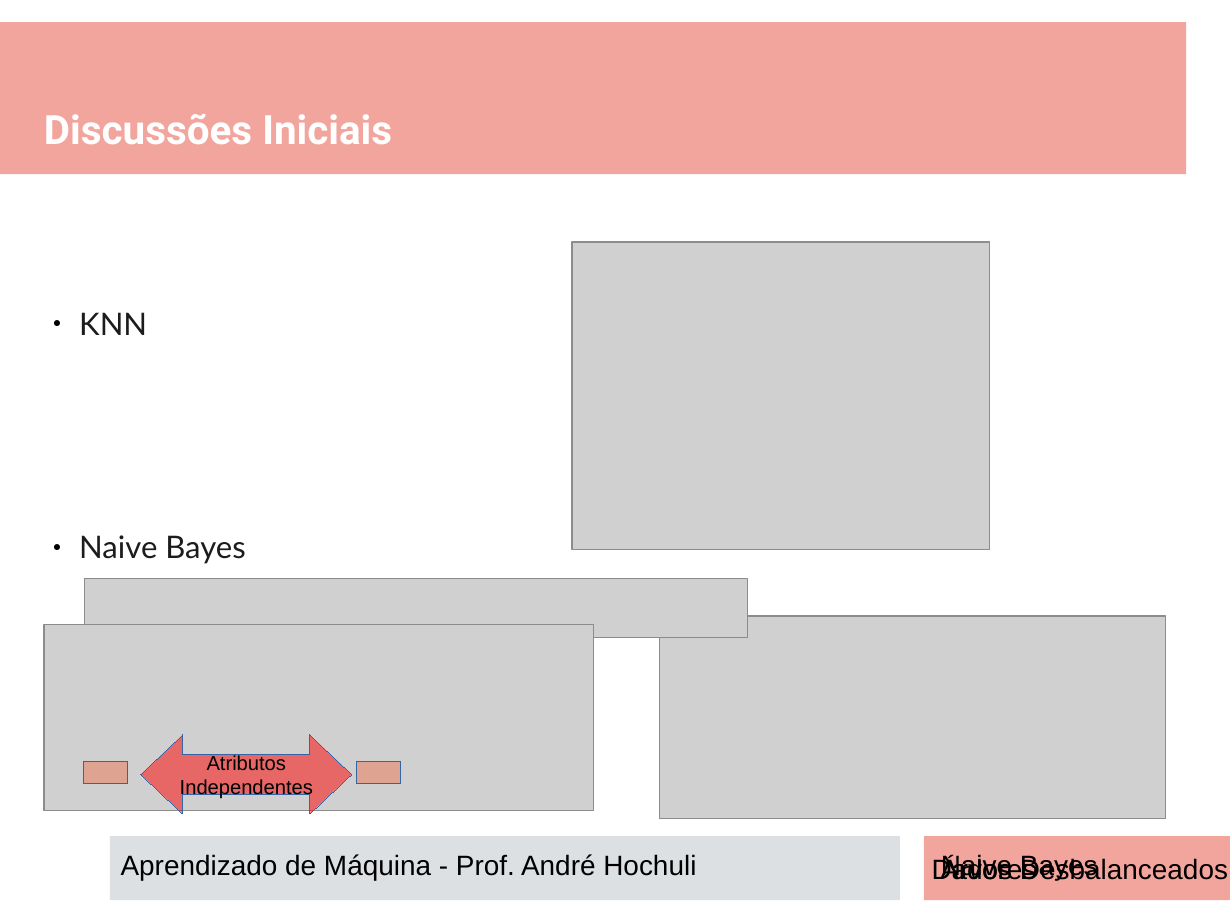
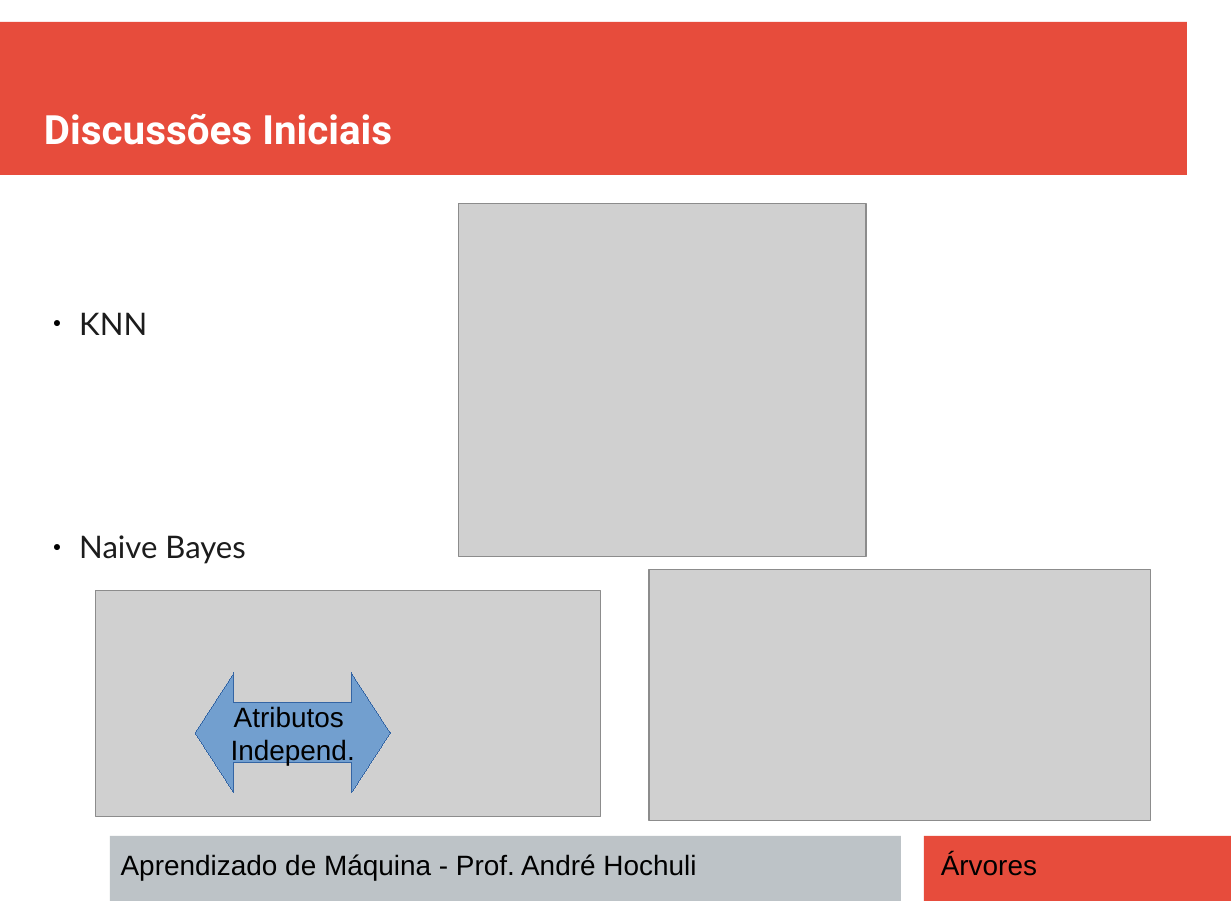
Before and after one commit to andrehochuli/teaching, a slide deck: slide 3 of AprendizadoMaquina/Tópico 02 - Aprendizado Supervisionado/ARVORES DECISÃO/Tópico 02 - Aprendizado-Supervisionado - Arvores.pptx. Drawn at 1232x924 pixels with LibreOffice and Linux fonts; fonts in the diff are those of the drawing; grey boxes stand for pictures. Boxes give left, top, right and bottom in pixels: in the first picture for what was removed or moved away, otherwise in the second. Text is boxed around its words. In the diff, an @@ line names an element or a change of style, - is before the commit and + after.

```diff
--- a/AprendizadoMaquina/Tópico 02 - Aprendizado Supervisionado/ARVORES DECISÃO/Tópico 02 - Aprendizado-Supervisionado - Arvores.pptx
+++ b/AprendizadoMaquina/Tópico 02 - Aprendizado Supervisionado/ARVORES DECISÃO/Tópico 02 - Aprendizado-Supervisionado - Arvores.pptx
@@ rectangle at [0, 22, 1187, 176]: fill #E74C3C at 50% opacity to #E74C3C @@
@@ picture added at [459, 203, 866, 557] @@
@@ picture removed at [572, 243, 991, 551] @@
@@ picture: place and size @@
-picture at [660, 616, 1166, 818]
+picture at [650, 569, 1152, 821]
@@ picture removed at [85, 579, 748, 638] @@
@@ picture: place and size @@
-picture at [44, 624, 594, 811]
+picture at [96, 591, 601, 817]
@@ freeform shape "Atributos": place and size @@
-freeform shape "Atributos" at [141, 735, 352, 814]
+freeform shape "Atributos" at [196, 673, 391, 793]
@@ freeform shape "Atributos" at [196, 673, 391, 793]: fill #FF0000 at 50% opacity to #729FCF @@
@@ text in freeform shape at [234, 706, 344, 728]: size 13 to 18 pt in "Atributos" @@
@@ text in freeform shape at [231, 739, 355, 765]: text changed; size 13 to 18 pt @@
-Independentes
+Independ.
@@ rectangle removed at [84, 761, 127, 784] @@
@@ rectangle removed at [357, 761, 400, 784] @@
@@ rectangle at [110, 836, 901, 901]: fill #BDC3C7 at 50% opacity to #BDC3C7 @@
@@ rectangle at [925, 836, 1232, 901]: fill #E74C3C at 50% opacity to #E74C3C @@
@@ text "Árvores" rewrapped from [940, 857, 1036, 884] to [941, 853, 1037, 876] @@
@@ text removed at [932, 857, 1228, 884] @@
-Dados Desbalanceados
@@ text removed at [941, 853, 1098, 880] @@
-Naive Bayes
```
Also in this commit, not shown: 15 other slides changed, 1 slide added, 1 other file.
